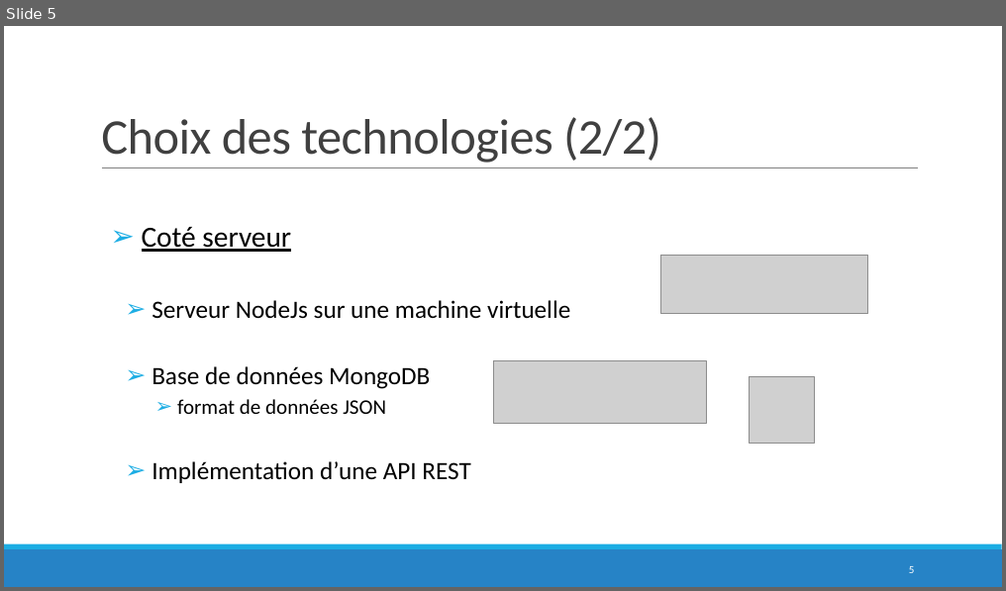
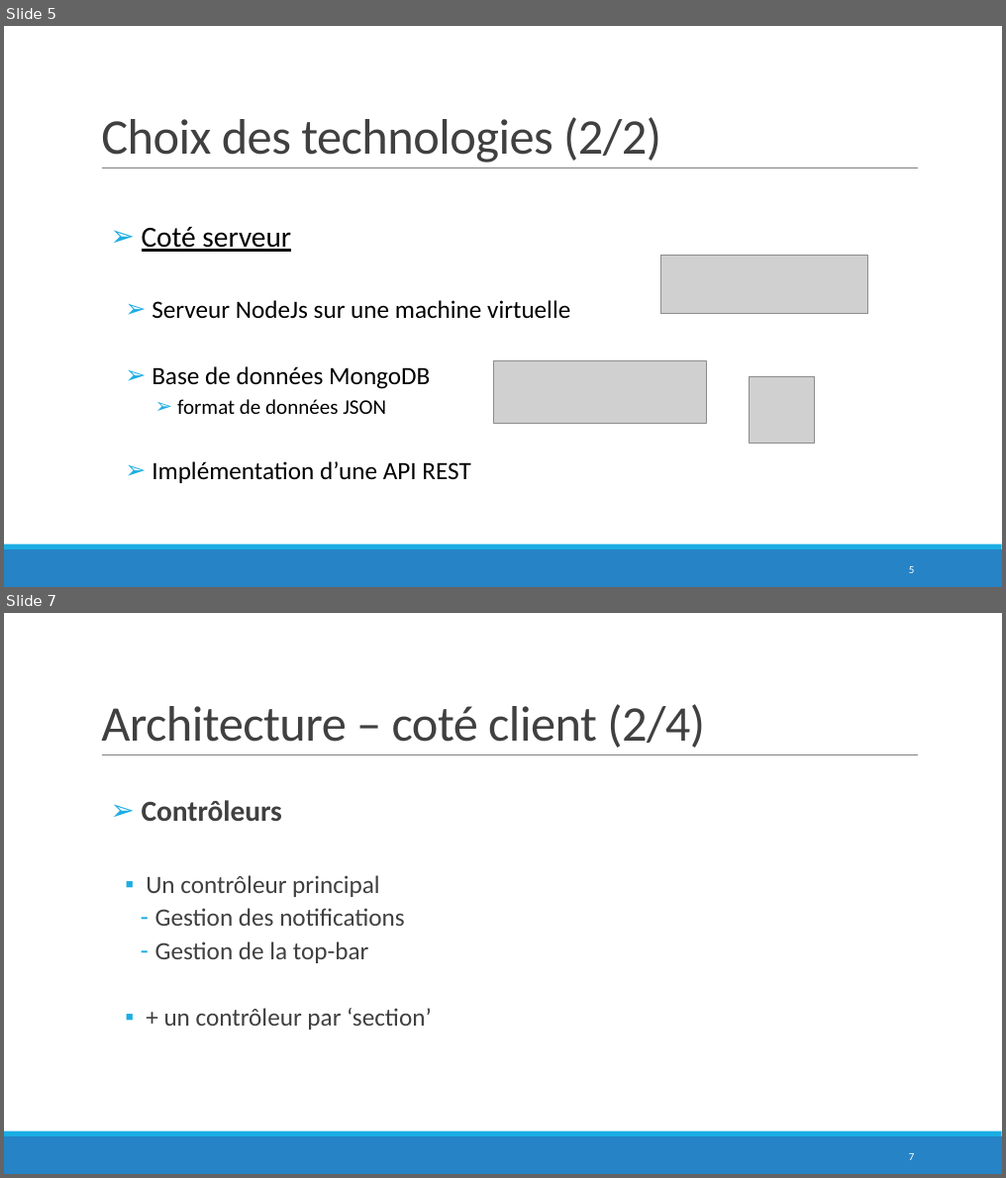
Before and after one commit to QuentinLeGoff/projetJXS, a slide deck: WeBike.pptx. Shown one above the other, each under a label of ours: slide 5 before the commit, slides 5 and 7 after it; the slides between them are not shown. The pictures are 1006x591 and 1006x1178 pixels, drawn with LibreOffice and Linux fonts; fonts in the diff are those of the drawing; grey boxes stand for pictures; background and template pictures are left out. Boxes give left, top, right and bottom in pixels: in the first picture for what was removed or moved away, otherwise in the second. Text is boxed around its words. In the diff, an @@ line names an element or a change of style, - is before the commit and + after.

```diff
--- a/WeBike.pptx
+++ b/WeBike.pptx
@@ slide 7 added at [4, 613, 1002, 1174], background #FFFFFF; not listed: 3 template elements that a slide beside it also shows @@
@@ title added at [101, 704, 705, 748], 48 pt, text #404040 @@
+Architecture – coté client (2/4)
@@ text added at [142, 800, 432, 1030], 24 pt, text #404040 @@
+  ➢ Contrôleurs
+    ▪ Un contrôleur principal
+      – Gestion des notifications
+      – Gestion de la top-bar
+    ▪ + un contrôleur par ‘section’
@@ page number added at [909, 1154, 915, 1160], 10.5 pt, text #FFFFFF @@
+7
```
Also in this commit, not shown: 3 other slides added.
